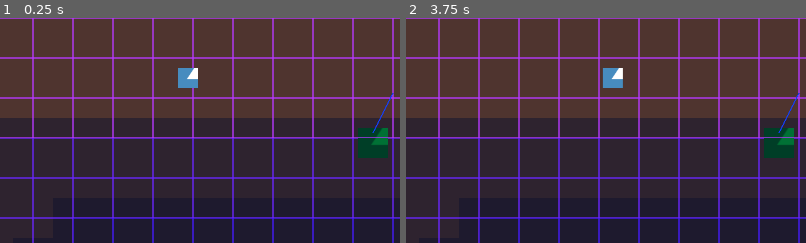
Above: before the commit, frames 1-2 (left to right).
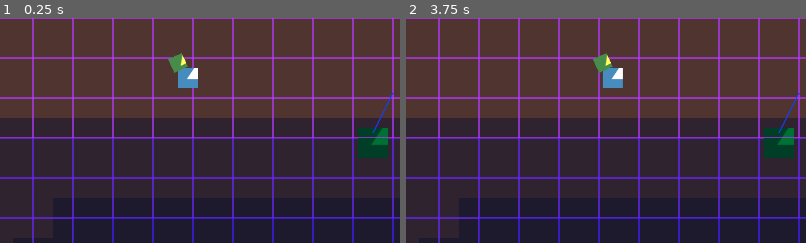
Above: after the commit, the same moments.

Repository: coderaurus/ld-57
Game: Godot game, scene res://scenes/main.tscn
Two runs of this game, one before a commit and one after it. Both use one fixed random seed, a clock stepped at 60 frames per second and the inputs below. The engine's default icon, where the game draws it, is replaced by a stand-in: a white triangle on a blue panel in a dark square.
Inputs (mouse positions are % of the whole screen's width and height, from its top left):
- Up to frame 1 (0.25 s): no input
- Up to frame 2 (3.75 s): click "On" at 0.5 s; click "Off" at 1.25 s; click "On" at 2 s; click "Off" at 2.75 s; tap Enter at 3.5 s; move the mouse to (72, 45) at 3.52 s; hold D (move_right) from 3.53 s (still down); tap F (use_item) at 3.6 s
The pictures show only the part of the screen within x 21-71%, y 0-50%; the shares and areas given below are measured in that part.

The runs differ from the first frame. In frame 1, 0.3% of the frame differs, in the area x 42-47%, y 15-25%; in frame 2, 0.3%, in the area x 46-52%, y 15-25%.

Commit message:
Add pickables (toy and buckets)

Diff:
--- a/project.godot
+++ b/project.godot
@@ -70,6 +70,7 @@
 2d_physics/layer_1="World"
 2d_physics/layer_2="Player"
 2d_physics/layer_3="Enemy"
+2d_physics/layer_4="Pickups"
 
 [rendering]
 
--- a/scenes/bucket.tscn
+++ b/scenes/bucket.tscn
@@ -6,10 +6,12 @@
 [sub_resource type="CircleShape2D" id="CircleShape2D_5yt7b"]
 radius = 16.0
 
-[node name="Jumpable" type="StaticBody2D"]
+[node name="Bucket" type="StaticBody2D"]
 position = Vector2(832, 184)
-collision_mask = 0
+collision_layer = 8
+collision_mask = 2
 script = ExtResource("1_uamgu")
+can_be_picked = true
 
 [node name="Sprite2D2" type="Sprite2D" parent="."]
 self_modulate = Color(0, 0.658824, 0.207843, 1)
--- /dev/null
+++ b/scenes/bucket_sprite.tscn
@@ -0,0 +1,11 @@
+[gd_scene load_steps=2 format=3 uid="uid://dkc6be5ls11tp"]
+
+[ext_resource type="Texture2D" uid="uid://svxn5curuy82" path="res://icon.svg" id="1_ffomg"]
+
+[node name="BucketSprite" type="Sprite2D"]
+self_modulate = Color(1, 1, 0.384314, 1)
+position = Vector2(-8, -8)
+rotation = -0.436332
+texture = ExtResource("1_ffomg")
+region_enabled = true
+region_rect = Rect2(30, 48, 24, 24)
--- a/scenes/player.tscn
+++ b/scenes/player.tscn
@@ -1,9 +1,11 @@
-[gd_scene load_steps=13 format=3 uid="uid://4xkxuohjlx88"]
+[gd_scene load_steps=18 format=3 uid="uid://4xkxuohjlx88"]
 
 [ext_resource type="Script" path="res://scripts/player.gd" id="1_s1aar"]
 [ext_resource type="Texture2D" uid="uid://svxn5curuy82" path="res://icon.svg" id="2_xxsi8"]
+[ext_resource type="Script" path="res://scripts/buckets.gd" id="3_cjl5m"]
 [ext_resource type="Script" path="res://scripts/state/player/PlayerStateMachine.gd" id="3_ed2r1"]
 [ext_resource type="Script" path="res://scripts/state/player/PlayerStateIdle.gd" id="4_64it4"]
+[ext_resource type="PackedScene" uid="uid://dkc6be5ls11tp" path="res://scenes/bucket_sprite.tscn" id="4_fe43m"]
 [ext_resource type="Script" path="res://scripts/state/player/PlayerStateMove.gd" id="5_ppec2"]
 [ext_resource type="Script" path="res://scripts/state/player/PlayerStateAimJump.gd" id="6_yvljt"]
 [ext_resource type="Script" path="res://scripts/state/player/PlayerStateJump.gd" id="7_ycgaa"]
@@ -11,13 +13,20 @@
 [ext_resource type="Script" path="res://scripts/state/player/PlayerStateAimItem.gd" id="9_cffiw"]
 [ext_resource type="Script" path="res://scripts/state/State.gd" id="9_g06x4"]
 [ext_resource type="Script" path="res://scripts/state/player/PlayerStatePlaceItem.gd" id="10_xt0f7"]
+[ext_resource type="Script" path="res://scripts/state/player/PlayerStatePickup.gd" id="12_67bp8"]
 
 [sub_resource type="CircleShape2D" id="CircleShape2D_hyol8"]
 radius = 16.0
 
+[sub_resource type="CircleShape2D" id="CircleShape2D_fwera"]
+radius = 64.0
+
+[sub_resource type="CircleShape2D" id="CircleShape2D_qqsol"]
+radius = 40.0
+
 [node name="Player" type="CharacterBody2D"]
 collision_layer = 2
-collision_mask = 5
+collision_mask = 13
 script = ExtResource("1_s1aar")
 
 [node name="Sprite2D" type="Sprite2D" parent="."]
@@ -26,34 +35,70 @@
 region_enabled = true
 region_rect = Rect2(30, 48, 32, 32)
 
+[node name="Buckets" type="Node2D" parent="Sprite2D"]
+position = Vector2(-8, -16)
+script = ExtResource("3_cjl5m")
+
+[node name="BucketSprite" parent="Sprite2D/Buckets" instance=ExtResource("4_fe43m")]
+
+[node name="ToySprite" type="Sprite2D" parent="Sprite2D"]
+visible = false
+self_modulate = Color(1, 1, 0.384314, 1)
+position = Vector2(8, 8)
+rotation = 0.785398
+texture = ExtResource("2_xxsi8")
+region_enabled = true
+region_rect = Rect2(30, 48, 32, 32)
+
 [node name="CollisionShape2D" type="CollisionShape2D" parent="."]
 shape = SubResource("CircleShape2D_hyol8")
 
+[node name="Bravery" type="Area2D" parent="."]
+collision_layer = 2
+collision_mask = 4
+monitoring = false
+monitorable = false
+
+[node name="CollisionShape2D" type="CollisionShape2D" parent="Bravery"]
+shape = SubResource("CircleShape2D_fwera")
+
 [node name="StateMachine" type="Node2D" parent="." node_paths=PackedStringArray("initial_state")]
 script = ExtResource("3_ed2r1")
-is_debugging = true
 initial_state = NodePath("Idle")
 
-[node name="Idle" type="Node" parent="StateMachine"]
+[node name="Idle" type="Node2D" parent="StateMachine"]
 script = ExtResource("4_64it4")
 
-[node name="Move" type="Node" parent="StateMachine"]
+[node name="Move" type="Node2D" parent="StateMachine"]
 script = ExtResource("5_ppec2")
 
-[node name="AimJump" type="Node" parent="StateMachine"]
+[node name="AimJump" type="Node2D" parent="StateMachine"]
 script = ExtResource("6_yvljt")
 
-[node name="Jump" type="Node" parent="StateMachine"]
+[node name="Jump" type="Node2D" parent="StateMachine"]
 script = ExtResource("7_ycgaa")
 
-[node name="Land" type="Node" parent="StateMachine"]
+[node name="Land" type="Node2D" parent="StateMachine"]
 script = ExtResource("8_gyn28")
 
-[node name="AimItem" type="Node" parent="StateMachine"]
+[node name="AimItem" type="Node2D" parent="StateMachine"]
 script = ExtResource("9_cffiw")
 
-[node name="PlaceItem" type="Node" parent="StateMachine"]
+[node name="PlaceItem" type="Node2D" parent="StateMachine"]
 script = ExtResource("10_xt0f7")
 
-[node name="Hurt" type="Node" parent="StateMachine"]
+[node name="Pickup" type="Node2D" parent="StateMachine"]
+script = ExtResource("12_67bp8")
+
+[node name="Area" type="Area2D" parent="StateMachine/Pickup"]
+collision_layer = 2
+collision_mask = 8
+
+[node name="CollisionShape2D" type="CollisionShape2D" parent="StateMachine/Pickup/Area"]
+shape = SubResource("CircleShape2D_qqsol")
+debug_color = Color(0.830681, 0.3561, 0.443157, 0.42)
+
+[node name="Hurt" type="Node2D" parent="StateMachine"]
 script = ExtResource("9_g06x4")
+
+[connection signal="body_entered" from="StateMachine/Pickup/Area" to="StateMachine/Pickup" method="_on_area_body_entered"]
--- /dev/null
+++ b/scenes/toy.tscn
@@ -0,0 +1,21 @@
+[gd_scene load_steps=4 format=3 uid="uid://b0y37yjwr7hgw"]
+
+[ext_resource type="Script" path="res://scripts/toy.gd" id="1_a166q"]
+[ext_resource type="Texture2D" uid="uid://svxn5curuy82" path="res://icon.svg" id="1_jqvid"]
+
+[sub_resource type="CircleShape2D" id="CircleShape2D_j2yhr"]
+
+[node name="Toy" type="Area2D"]
+collision_layer = 8
+collision_mask = 2
+script = ExtResource("1_a166q")
+
+[node name="Sprite2D" type="Sprite2D" parent="."]
+texture = ExtResource("1_jqvid")
+region_enabled = true
+region_rect = Rect2(32, 32, 32, 32)
+
+[node name="CollisionShape2D" type="CollisionShape2D" parent="."]
+shape = SubResource("CircleShape2D_j2yhr")
+
+[connection signal="body_entered" from="." to="." method="_on_body_entered"]
--- /dev/null
+++ b/scripts/buckets.gd
@@ -0,0 +1,24 @@
+extends Node2D
+class_name Buckets
+
+const BUCKET_SPRITE = preload("res://scenes/bucket_sprite.tscn")
+
+func has_buckets() -> bool:
+	return get_child_count() > 0
+
+func add_bucket() -> void:
+	var new_pos: Vector2
+	var new_rotation
+	if get_child_count() > 1:
+		var latest_bucket:Sprite2D = get_child(get_child_count()-1)
+		new_rotation = latest_bucket.rotation
+		new_pos = latest_bucket.position
+	var new_b = BUCKET_SPRITE.instantiate()
+	add_child(new_b)
+	new_b.rotation = new_rotation if new_rotation else deg_to_rad(-25)
+	new_b.position = new_pos + Vector2.UP.rotated(new_b.rotation) * 12
+
+
+func remove_bucket() -> void:
+	var last_bucket = get_child(get_child_count()-1)
+	last_bucket.queue_free()
--- a/scripts/jumpable.gd
+++ b/scripts/jumpable.gd
@@ -3,8 +3,13 @@
 
 @onready var jump_points: Line2D = $JumpPoints
 
+@export var can_be_picked: bool = false
+
 func get_jump_path() -> PackedVector2Array:
 	return $JumpPoints.points
 
 func set_jump_direction(direction: Vector2) -> void:
-	jump_points.points[jump_points.points.size()-1] = jump_points.points[0] + direction * 80
+	jump_points.points[jump_points.points.size()-1] = jump_points.points[0] + direction * 64
+
+func picked_up() -> void:
+	queue_free()
--- a/scripts/level.gd
+++ b/scripts/level.gd
@@ -5,6 +5,7 @@
 @onready var maps: Node2D = $Maps
 
 const BUCKET = preload("res://scenes/bucket.tscn")
+const TOY = preload("res://scenes/toy.tscn")
 
 func _ready() -> void:
 	player.is_aiming_jump.connect(_on_player_aiming_jump)
@@ -26,6 +27,8 @@
 func _initialize() -> void:
 	for m:Map in maps.get_children():
 		m.initialize_objects()
+
+	_place_toy()
 
 func _on_player_aiming_jump(direction:Vector2, callback: Callable) -> void:
 	var map: Map = maps.get_child(player.on_map)
@@ -87,3 +90,17 @@
 	(maps.get_child(player.on_map) as Map).objects.add_child(bucket)
 	bucket.global_position = placement
 	bucket.set_jump_direction(direction)
+
+func _place_toy() -> void:
+	var last_map: Map = maps.get_child(maps.get_child_count()-1)
+	var ground_rect = last_map.ground.get_used_rect()
+	var spawn_point = ground_rect.size / 2
+	var spawn_position = ground_rect.position
+	spawn_point.x = randf_range(spawn_position.x + spawn_point.x - 2, spawn_position.x + spawn_point.x + 2)
+	spawn_point.x = clampi(spawn_position.x + spawn_point.x, spawn_position.x + 2, spawn_position.x + ground_rect.size.x - 2)
+	spawn_point.y = randf_range(spawn_position.y + spawn_point.y - 2, spawn_position.y + spawn_point.y + 2)
+	spawn_point.y = clampi(spawn_position.y + spawn_point.y,spawn_position.y +  2, spawn_position.y + ground_rect.size.y - 2)
+
+	var toy = TOY.instantiate()
+	last_map.objects.add_child(toy)
+	toy.global_position = spawn_point * 64
--- a/scripts/player.gd
+++ b/scripts/player.gd
@@ -1,10 +1,13 @@
 extends CharacterBody2D
 class_name Player
 
+@onready var buckets: Buckets = $Sprite2D/Buckets
+
 var facing: Vector2
 var on_map: int = 0
-var is_ascending = false
+var is_ascending := false
 var landing_position: Vector2
+var toy_acquired := false
 
 signal is_aiming_jump
 signal is_aiming_item
@@ -48,4 +51,13 @@
 	is_aiming_item.emit(callback)
 
 func place_item(placement: Vector2, direction: Vector2) -> void:
+	buckets.remove_bucket()
 	is_placing_item.emit(placement, direction)
+
+func get_toy() -> void:
+	toy_acquired = true
+	$Sprite2D/ToySprite.show()
+	$Bravery.monitoring = true
+
+func get_pickup() -> void:
+	buckets.add_bucket()
--- a/scripts/state/State.gd
+++ b/scripts/state/State.gd
@@ -1,4 +1,4 @@
-extends Node
+extends Node2D
 class_name State
 
 signal transitioned
--- a/scripts/state/player/PlayerStateAimItem.gd
+++ b/scripts/state/player/PlayerStateAimItem.gd
@@ -7,7 +7,10 @@
 	if player == null:
 		player = get_parent().get_parent()
 	await get_tree().process_frame
-	player.aim_item(on_aim_result)
+	if player.buckets.has_buckets():
+		player.aim_item(on_aim_result)
+	else:
+		transitioned.emit(self, "idle")
 
 func exit():
 	pass
--- a/scripts/state/player/PlayerStateIdle.gd
+++ b/scripts/state/player/PlayerStateIdle.gd
@@ -18,7 +18,10 @@
 	if Input.is_action_just_pressed("jump"):
 		transitioned.emit(self, "aimjump")
 	elif Input.is_action_just_pressed("use_item"):
-		transitioned.emit(self, "aimitem")
+		if get_parent().can_pickup():
+			transitioned.emit(self, "pickup")
+		else:
+			transitioned.emit(self, "aimitem")
 
 func physics_update(_delta: float):
 	pass
--- a/scripts/state/player/PlayerStateMachine.gd
+++ b/scripts/state/player/PlayerStateMachine.gd
@@ -39,3 +39,6 @@
 		print("Entering %s" % new_state.name)
 	new_state.enter(parameters)
 	current_state = new_state
+
+func can_pickup() -> bool:
+	return (get_node("Pickup") as PlayerStatePickup).can_pickup()
--- a/scripts/state/player/PlayerStateMove.gd
+++ b/scripts/state/player/PlayerStateMove.gd
@@ -20,7 +20,10 @@
 	if Input.is_action_just_pressed("jump"):
 		transitioned.emit(self, "aimjump")
 	elif Input.is_action_just_pressed("use_item"):
-		transitioned.emit(self, "aimitem")
+		if get_parent().can_pickup():
+			transitioned.emit(self, "pickup")
+		else:
+			transitioned.emit(self, "aimitem")
 	elif move_input == Vector2.ZERO:
 		transitioned.emit(self, "idle")
 	else:
--- /dev/null
+++ b/scripts/state/player/PlayerStatePickup.gd
@@ -0,0 +1,31 @@
+extends State
+class_name PlayerStatePickup
+
+@onready var area: Area2D = $Area
+@onready var player: Player = $"../.."
+
+func enter(parameters = []):
+	pass
+
+func exit():
+	pass
+
+func update(_delta: float):
+	if area.has_overlapping_bodies():
+		for b in area.get_overlapping_bodies():
+			if b is Jumpable and b.can_be_picked:
+				b.picked_up()
+				player.get_pickup()
+				transitioned.emit(self, "idle")
+
+func physics_update(_delta: float):
+	pass
+
+func can_pickup() -> bool:
+	if area.has_overlapping_bodies():
+		return true
+	return false
+
+
+func _on_area_body_entered(body: Node2D) -> void:
+	print("!! %s entered pickup area" % body.name)
--- /dev/null
+++ b/scripts/toy.gd
@@ -0,0 +1,8 @@
+extends Area2D
+class_name Toy
+
+
+func _on_body_entered(body: Node2D) -> void:
+	if body is Player:
+		body.get_toy()
+		queue_free()
